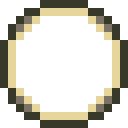
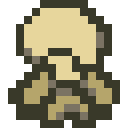
Layers edited between the first and the second 128x128 image:
hid "Bullet16" over [0, 8, 128, 128]
added layer "Mar00B_2_ACTIVE copy" above "Mar00B_2_ACTIVE" over [8, 8, 120, 128]
